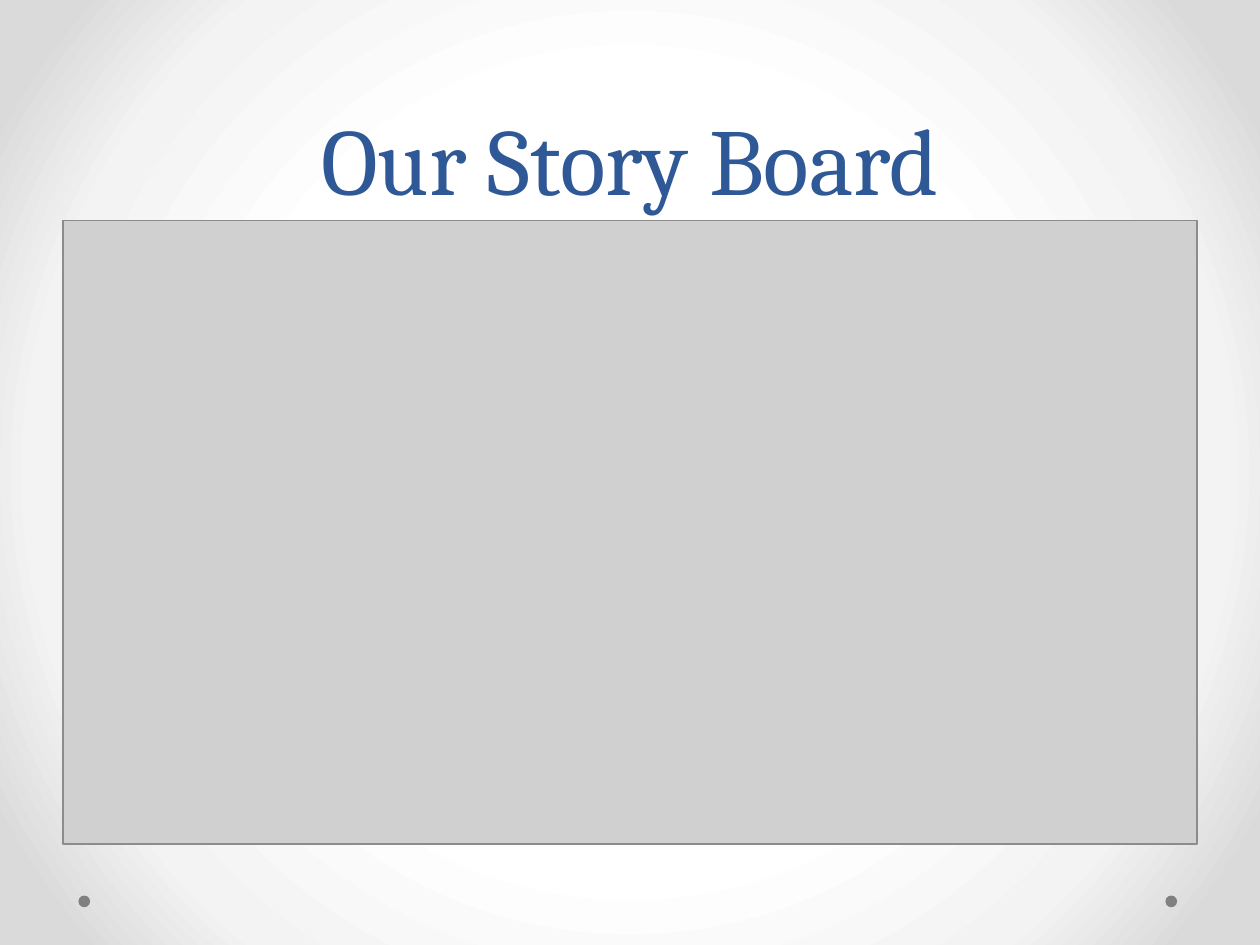
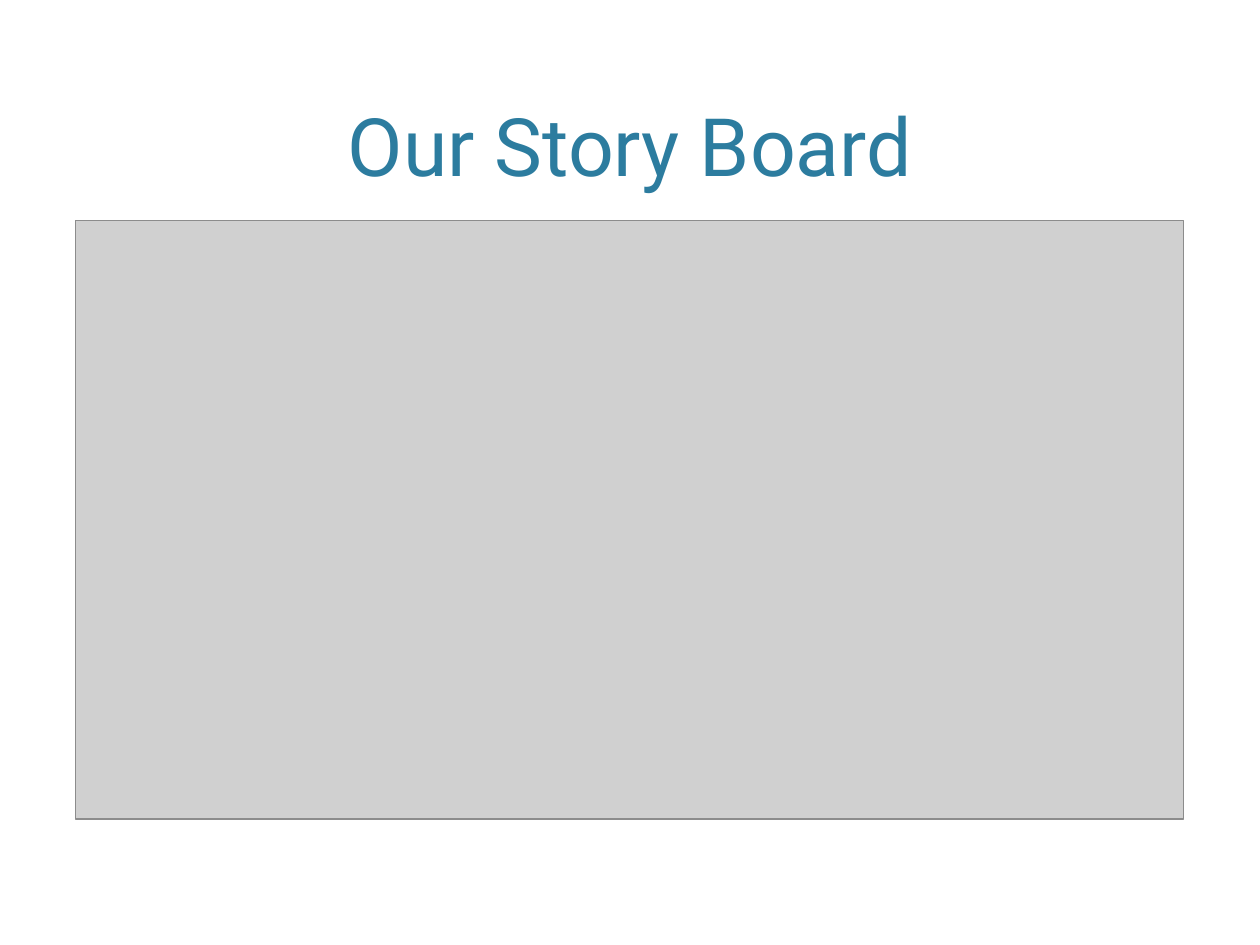
Before and after one commit to mremad/SpaceInvaders-iOS, a slide deck: slide 2 of IPhonePresentation.pptx. Drawn at 1260x945 pixels with LibreOffice and Linux fonts; fonts in the diff are those of the drawing; grey boxes stand for pictures; background and template pictures are left out. Boxes give left, top, right and bottom in pixels: in the first picture for what was removed or moved away, otherwise in the second. Text is boxed around its words. In the diff, an @@ line names an element or a change of style, - is before the commit and + after.

```diff
--- a/IPhonePresentation.pptx
+++ b/IPhonePresentation.pptx
@@ background gradient #FFFFFF to #F4F4F4 to #DADADA to picture (left out) @@
@@ title "Our Story Board" moved from (x1=321, y1=129, x2=939, y2=215) to (x1=348, y1=115, x2=912, y2=193) @@
@@ title "Our Story Board" at (x1=348, y1=115, x2=912, y2=193): size 54 to 46 pt, font Cambria to Roboto, text colour #2F5897 to #2C7C9F; line spacing 58pt to 1 @@
@@ picture resized from (x1=63, y1=220, x2=1197, y2=844) to (x1=76, y1=220, x2=1184, y2=819) @@
@@ ellipse removed at (x1=78, y1=896, x2=89, y2=907) @@
@@ ellipse removed at (x1=1166, y1=896, x2=1177, y2=907) @@
```
Also in this commit, not shown: 3 other slides changed, 5 slides added, 14 other files.
